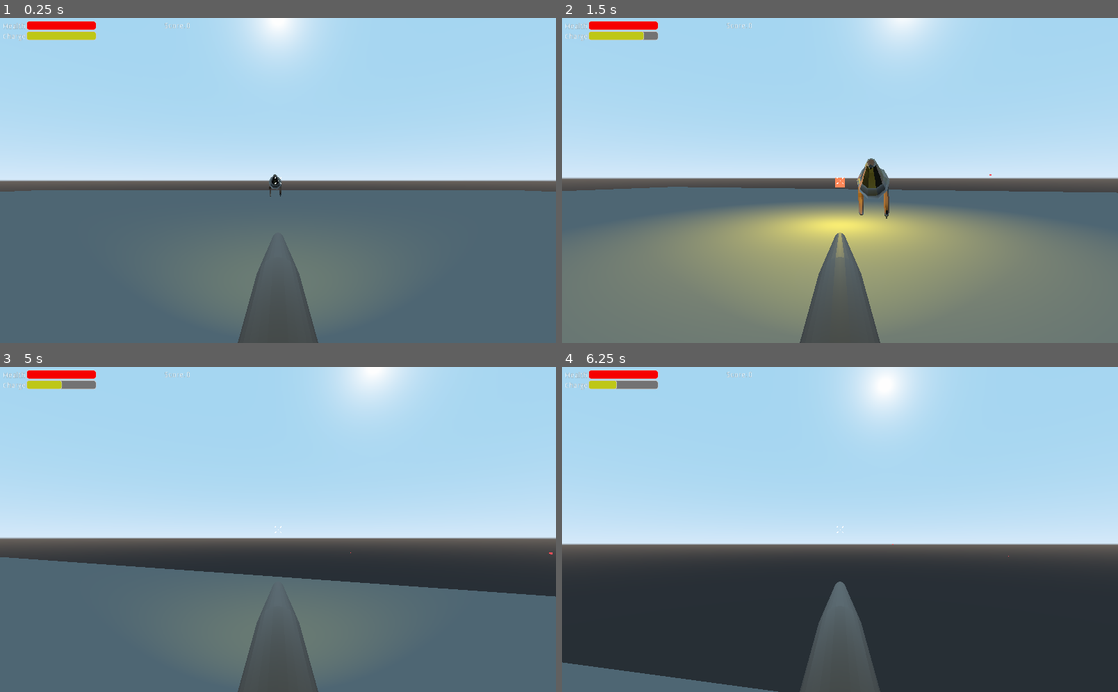
Above: before the commit, frames 1-4 (two rows, left to right).
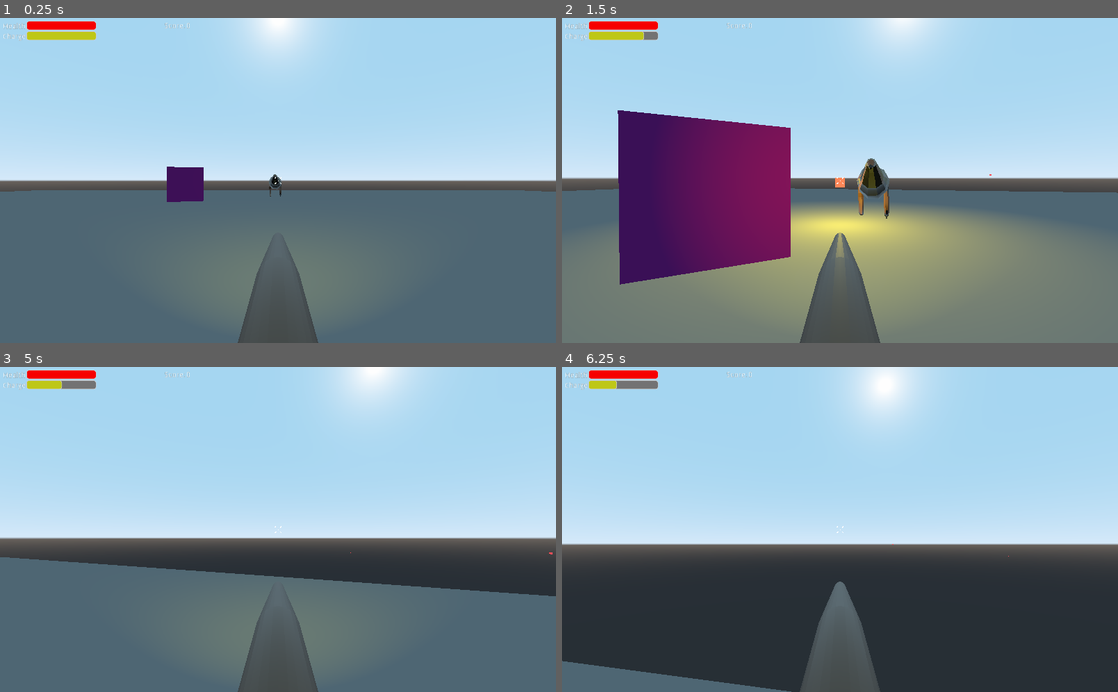
Above: after the commit, the same moments.

Repository: Bricode/BestGroupGameJam2021
Game: Godot game, scene res://Levels/TestingLasersLevel.tscn
The game is run twice, just before and just after one commit, with the same random seed, the same clock (stepped at 60 frames per second) and the same inputs. This scene is started directly instead of the project's main scene.
Inputs (mouse positions are in pixels of both pictures, inside the frame that each line leads up to):
- Up to frame 1 (0.25 s): no input
- Up to frame 2 (1.5 s): move the mouse to (867, 180) at 0.52 s; press the mouse at (867, 180) at 0.53 s; hold W (move_forward) from 0.53 s (still down); tap B (b) at 0.6 s; tap Space (jump) at 0.77 s; move the mouse to (812, 180) at 1.27 s; release the mouse at (812, 180) at 1.28 s; click (812, 180) at 1.35 s
- Up to frame 3 (5 s): keep holding W (move_forward); tap Space (jump) at 1.52, 3.02, 3.77, 4.52 s; tap B (b) at 1.55, 2.1, 3.05, 4.35 s; move the mouse to (289, 523) at 2.02 s; press the mouse at (289, 523) at 2.03 s; move the mouse to (272, 536) at 2.77 s; release the mouse at (272, 536) at 2.78 s; click (272, 536) at 2.85 s; tap Enter at 3.5 s; move the mouse to (316, 532) at 3.52 s; hold Shift (sprint) 3.53-4.28 s; click (316, 532) at 3.8 s; move the mouse to (233, 526) at 4.27 s
- Up to frame 4 (6.25 s): move the mouse to (845, 529) at 5.02 s; press the mouse at (845, 529) at 5.03 s; move the mouse to (817, 523) at 5.77 s; release W (move_forward) at 5.78 s; release the mouse at (817, 523) at 5.78 s; hold D (move_right) from 5.78 s (still down); tap B (b) at 5.85 s; tap Space (jump) at 6.02 s

The runs differ from the first frame. In frame 1, 0.7% of the frame differs, in the area x 30-37%, y 45-57%; in frame 2, 14%, in the area x 10-42%, y 28-83%; in frame 3, less than 0.1%; in frame 4, 0.2%.

Commit message:
VolcanoAnimation

Diff:
--- a/BestGroupGameJam2021/Enemy/Rhino.gd
+++ b/BestGroupGameJam2021/Enemy/Rhino.gd
@@ -17,7 +17,7 @@
 	var player_vec3 = player.transform.origin
 	var enemy_vec3 = transform.origin
 	if Vector2(player_vec3.x,player_vec3.z).distance_to(Vector2(enemy_vec3.x,enemy_vec3.z)) <= 10:
-		speed = 500
+		speed = 400
 	elif Vector2(player_vec3.x,player_vec3.z).distance_to(Vector2(enemy_vec3.x,enemy_vec3.z)) > 10:
 		speed = 300
 	if Vector2(player_vec3.x,player_vec3.z).distance_to(Vector2(enemy_vec3.x,enemy_vec3.z)) <= 3:
--- a/BestGroupGameJam2021/Levels/City.tscn
+++ b/BestGroupGameJam2021/Levels/City.tscn
@@ -12,36 +12,35 @@
 [ext_resource path="res://LevelParts/Buildings/6.obj" type="ArrayMesh" id=10]
 [ext_resource path="res://LevelParts/Buildings/5.obj" type="ArrayMesh" id=11]
 [ext_resource path="res://LevelParts/Buildings/2.obj" type="ArrayMesh" id=12]
-[ext_resource path="res://BlenderModels/Cars/6x6/6x6 knocked over.glb" type="PackedScene" id=13]
 [ext_resource path="res://Player/Player.tscn" type="PackedScene" id=14]
 [ext_resource path="res://LevelParts/Materials/TexturesCom_Asphalt_BrokenRoad_2x2_1K_albedo.png" type="Texture" id=15]
 
-[sub_resource type="CubeMesh" id=17]
-
-[sub_resource type="SpatialMaterial" id=18]
+[sub_resource type="CubeMesh" id=1]
+
+[sub_resource type="SpatialMaterial" id=2]
 albedo_texture = ExtResource( 15 )
 
-[sub_resource type="BoxShape" id=19]
+[sub_resource type="BoxShape" id=3]
 extents = Vector3( 0.210629, 0.376849, 0.199906 )
 
-[sub_resource type="BoxShape" id=20]
+[sub_resource type="BoxShape" id=4]
 extents = Vector3( 0.497534, 1, 1 )
 
-[sub_resource type="BoxShape" id=21]
+[sub_resource type="BoxShape" id=5]
 extents = Vector3( 0.623839, 1, 1 )
 
-[sub_resource type="BoxShape" id=22]
+[sub_resource type="BoxShape" id=6]
 extents = Vector3( 0.900864, 1, 1 )
 
-[sub_resource type="BoxShape" id=23]
-
-[sub_resource type="BoxShape" id=24]
+[sub_resource type="BoxShape" id=7]
+
+[sub_resource type="BoxShape" id=8]
 extents = Vector3( 1.32593, 1, 1.2997 )
 
-[sub_resource type="BoxShape" id=25]
+[sub_resource type="BoxShape" id=9]
 extents = Vector3( 4.86944, 15.0316, 8.9078 )
 
-[sub_resource type="BoxShape" id=26]
+[sub_resource type="BoxShape" id=10]
 extents = Vector3( 6.57629, 10.8363, 4.77127 )
 
 [sub_resource type="SphereMesh" id=11]
@@ -53,16 +52,13 @@
 emission_operator = 0
 emission_on_uv2 = false
 
-[sub_resource type="SpatialMaterial" id=27]
+[sub_resource type="SpatialMaterial" id=13]
 albedo_color = Color( 0.0980392, 0.27451, 0.972549, 1 )
 
-[sub_resource type="CubeMesh" id=28]
-material = SubResource( 27 )
-
-[sub_resource type="Skin" id=29]
-
-[sub_resource type="BoxShape" id=30]
-extents = Vector3( 1.18143, 1.45828, 1.12893 )
+[sub_resource type="CubeMesh" id=14]
+material = SubResource( 13 )
+
+[sub_resource type="Skin" id=15]
 
 [node name="Spatial2" type="Spatial"]
 
@@ -1152,17 +1148,8 @@
 
 [node name="MeshInstance" type="MeshInstance" parent="Car2"]
 transform = Transform( 1, 0, 0, 0, 1, 0, 0, 0, 1, 0, -0.984782, 0 )
-mesh = SubResource( 28 )
-skin = SubResource( 29 )
-material/0 = null
-
-[node name="HuhuGrub2" parent="huhuGrubs" instance=ExtResource( 8 )]
-transform = Transform( 1, 0, 0, 0, 1, 0, 0, 0, 1, -28.4938, 0.789768, 35.9733 )
-
-[node name="CollisionShape" type="CollisionShape" parent="Car2/MeshInstance/Area"]
-shape = SubResource( 30 )
-
-[node name="HuhuGrub4" parent="huhuGrubs" instance=ExtResource( 8 )]
-transform = Transform( 1, 0, 0, 0, 1, 0, 0, 0, 1, -39.1312, 0.789768, -35.0978 )
+mesh = SubResource( 14 )
+skin = SubResource( 15 )
+material/0 = null
 
 [connection signal="timeout" from="Enemy_spawn_timer" to="Enemy_Spawns" method="_on_Enemy_spawn_timer_timeout"]
--- a/BestGroupGameJam2021/Levels/TestingLasersLevel.tscn
+++ b/BestGroupGameJam2021/Levels/TestingLasersLevel.tscn
@@ -30,6 +30,6 @@
 transform = Transform( -1, 0, -8.74228e-08, 0, 1, 0, 8.74228e-08, 0, -1, 0, 0.601966, -17.5766 )
 
 [node name="Rhino" parent="Node" instance=ExtResource( 1 )]
-transform = Transform( 1, 0, 0, 0, 1, 0, 0, 0, 1, -6.18903, 0, -15.6064 )
+transform = Transform( 1, 0, 0, 0, 1, 0, 0, 0, 1, -6.18903, 1, -15.6064 )
 
 [node name="Lazers" type="Node" parent="."]
--- a/BestGroupGameJam2021/project.godot
+++ b/BestGroupGameJam2021/project.godot
@@ -76,14 +76,14 @@
 "events": [ Object(InputEventKey,"resource_local_to_scene":false,"resource_name":"","device":0,"alt":false,"shift":false,"control":false,"meta":false,"command":false,"pressed":false,"scancode":16777237,"unicode":0,"echo":false,"script":null)
  ]
 }
+primary_fire={
+"deadzone": 0.5,
+"events": [ Object(InputEventMouseButton,"resource_local_to_scene":false,"resource_name":"","device":0,"alt":false,"shift":false,"control":false,"meta":false,"command":false,"button_mask":0,"position":Vector2( 0, 0 ),"global_position":Vector2( 0, 0 ),"factor":1.0,"button_index":1,"pressed":false,"doubleclick":false,"script":null)
+ ]
+}
 esc={
 "deadzone": 0.5,
 "events": [ Object(InputEventKey,"resource_local_to_scene":false,"resource_name":"","device":0,"alt":false,"shift":false,"control":false,"meta":false,"command":false,"pressed":false,"scancode":16777217,"unicode":0,"echo":false,"script":null)
- ]
-}
-primary_fire={
-"deadzone": 0.5,
-"events": [ Object(InputEventMouseButton,"resource_local_to_scene":false,"resource_name":"","device":0,"alt":false,"shift":false,"control":false,"meta":false,"command":false,"button_mask":0,"position":Vector2( 0, 0 ),"global_position":Vector2( 0, 0 ),"factor":1.0,"button_index":1,"pressed":false,"doubleclick":false,"script":null)
  ]
 }
 reload={
Not shown: 2 places in BestGroupGameJam2021/Enemy/Rhino.tscn that only renumber resources
Not shown: 2 places in BestGroupGameJam2021/Levels/City.tscn that only renumber resources
